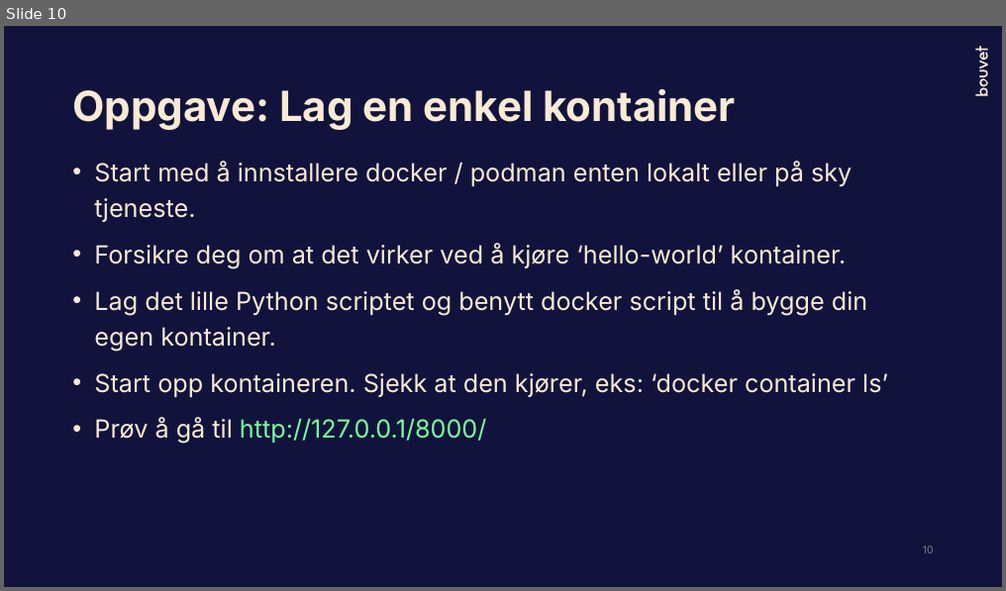
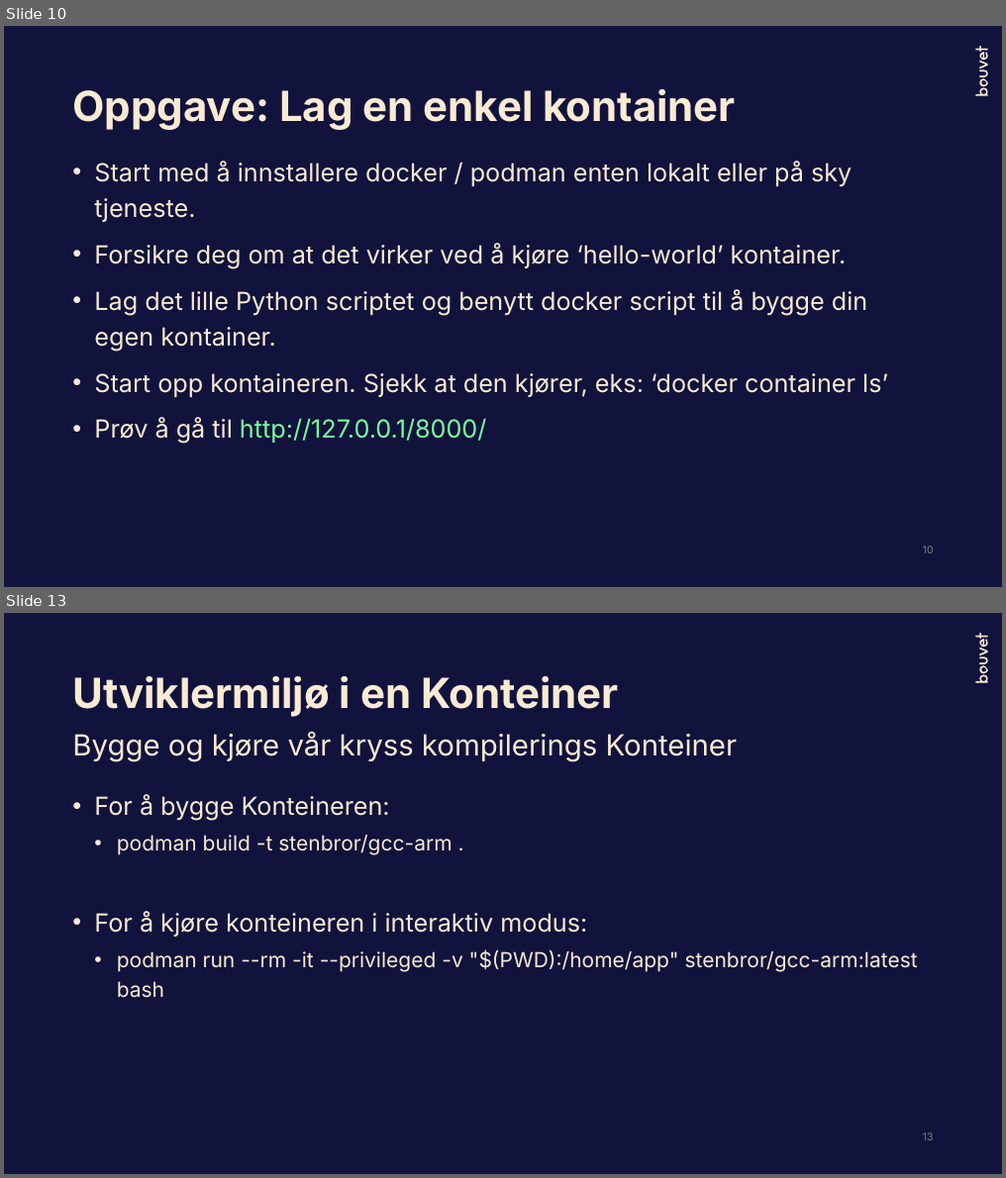
Before and after one commit to Bouvet-deler/container-workshop, a slide deck: part1/DockerWorkshop_Høsten2023.pptx. Shown one above the other, each under a label of ours: slide 10 before the commit, slides 10 and 13 after it; the slides between them are not shown. The pictures are 1006x591 and 1006x1178 pixels, drawn with LibreOffice and Linux fonts; fonts in the diff are those of the drawing. Boxes give left, top, right and bottom in pixels: in the first picture for what was removed or moved away, otherwise in the second. Text is boxed around its words. In the diff, an @@ line names an element or a change of style, - is before the commit and + after.

```diff
--- a/part1/DockerWorkshop_Høsten2023.pptx
+++ b/part1/DockerWorkshop_Høsten2023.pptx
@@ slide 13 added at (4,613,1002,1174), background #11133C; not listed: 3 template elements that a slide beside it also shows @@
@@ title added at (72,676,619,717), 40 pt, text #F9EAD3, bold @@
+Utviklermiljø i en Konteiner
@@ text added at (72,731,738,762), 28 pt, text #F9EAD3 @@
+Bygge og kjøre vår kryss kompilerings Konteiner
@@ text added at (94,794,918,998), 20 pt, text #F9EAD3 @@
+• For å bygge Konteineren:
+  • podman build -t stenbror/gcc-arm .
+• For å kjøre konteineren i interaktiv modus:
+  • podman run --rm -it --privileged -v "$(PWD):/home/app" stenbror/gcc-arm:latest bash
@@ page number added at (923,1133,934,1141), 10 pt, text #808080 @@
+13
```
Also in this commit, not shown: 3 other slides added, 1 other file.
